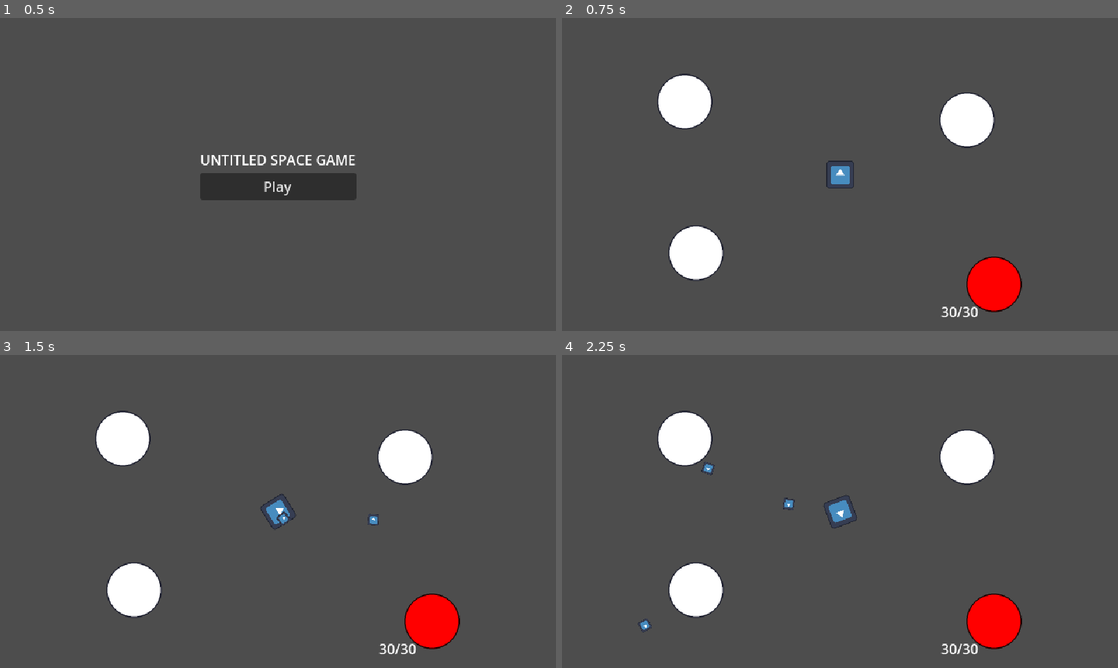
Above: before the commit, frames 1-4 (two rows, left to right).
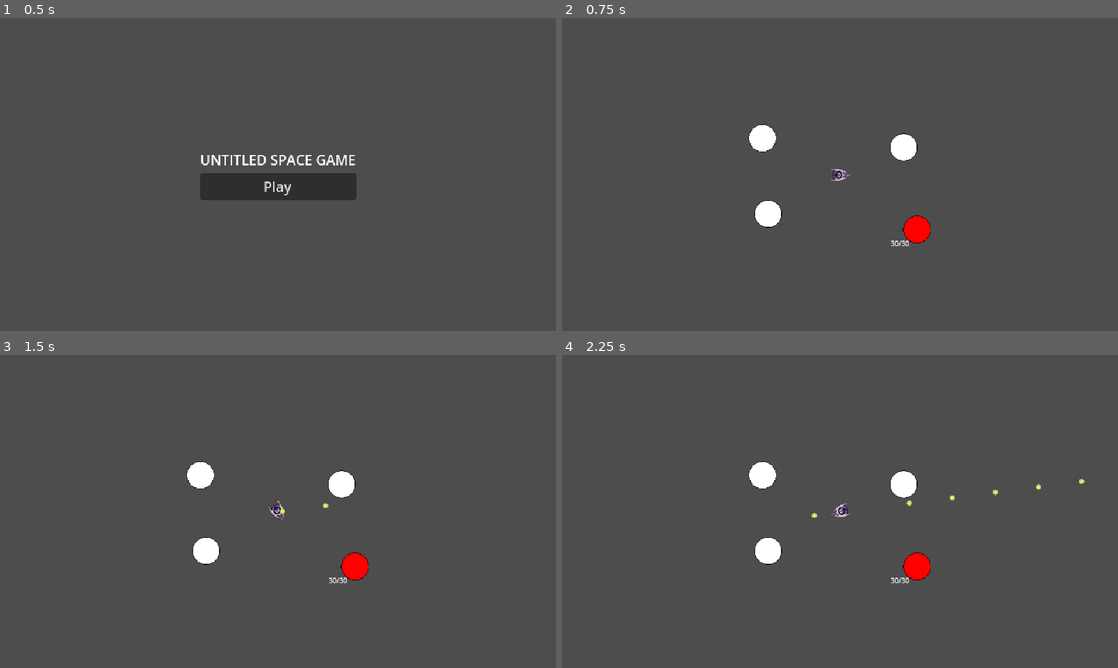
Above: after the commit, the same moments.

Repository: Yoshiip/boss-rush-jam-2024
Game: Godot game, scene res://levels/menu/menu.tscn
Same seed, same stepped clock (60 frames per second), same inputs: the game is played once before the commit and once after it. The engine's default icon, where the game draws it, is replaced by a stand-in: a white triangle on a blue panel in a dark square.
Inputs (mouse positions are in pixels of both pictures, inside the frame that each line leads up to):
- Up to frame 1 (0.5 s): no input
- Up to frame 2 (0.75 s): click "Play" at 0.5 s
- Up to frame 3 (1.5 s): tap Enter at 1.25 s; move the mouse to (400, 495) at 1.27 s; hold D (steer_right) from 1.28 s (still down); hold Space (fire) from 1.28 s (still down)
- Up to frame 4 (2.25 s): move the mouse to (728, 527) at 2.02 s; release D (steer_right) at 2.03 s; release Space (fire) at 2.03 s; hold A (steer_left) from 2.03 s (still down); tap Space (fire) at 2.1 s

Frame 1 is identical in both runs. In frame 2, 7.3% of the frame differs, in the area x 17-83%, y 17-96%; in frame 3, 7.3%; in frame 4, 7.5%, in the area x 13-94%, y 17-96%.

Commit message:
Added Bullet Aim with mouse

Diff:
--- a/assets/bullets/bullet/bullet.tscn
+++ b/assets/bullets/bullet/bullet.tscn
@@ -1,7 +1,7 @@
 [gd_scene load_steps=4 format=3 uid="uid://b06tbva0uruo7"]
 
 [ext_resource type="Script" path="res://assets/bullets/bullet/bullet.gd" id="1_hfwx6"]
-[ext_resource type="Texture2D" uid="uid://crdkb1citka0y" path="res://icon.svg" id="1_r3hwc"]
+[ext_resource type="Texture2D" uid="uid://b1i12ej5dw0r6" path="res://assets/bullets/bullet/Player Bullet Temp.png" id="2_l17vi"]
 
 [sub_resource type="RectangleShape2D" id="RectangleShape2D_7h4fa"]
 size = Vector2(12, 12)
@@ -10,8 +10,7 @@
 script = ExtResource("1_hfwx6")
 
 [node name="Icon" type="Sprite2D" parent="."]
-scale = Vector2(0.1, 0.1)
-texture = ExtResource("1_r3hwc")
+texture = ExtResource("2_l17vi")
 
 [node name="CollisionShape2D" type="CollisionShape2D" parent="."]
 shape = SubResource("RectangleShape2D_7h4fa")
--- a/assets/spaceship/spaceship.gd
+++ b/assets/spaceship/spaceship.gd
@@ -4,7 +4,7 @@
 const BULLET = preload("res://assets/bullets/bullet/bullet.tscn")
 
 const ROTATE_SPEED = 290.0
-const ACCELERATION_SPEED = 100.0
+const ACCELERATION_SPEED = 200.0
 const FRICTION_COEFF = 0.75
 
 var acceleration_force := Vector2.ZERO
@@ -29,6 +29,10 @@
 		var bullet = BULLET.instantiate()
 		bullet.position = position
 		bullet.rotation = rotation
+		var mouse_position = get_global_mouse_position()
+		var direction = (mouse_position - global_position).normalized()
+		bullet.rotation = direction.angle()
+
 		add_sibling(bullet)
 		fire_timer = FIRE_SPEED
 
--- a/assets/spaceship/spaceship.tscn
+++ b/assets/spaceship/spaceship.tscn
@@ -1,7 +1,7 @@
 [gd_scene load_steps=4 format=3 uid="uid://cw0njmjruvdmf"]
 
 [ext_resource type="Script" path="res://assets/spaceship/spaceship.gd" id="1_lprlc"]
-[ext_resource type="Texture2D" uid="uid://crdkb1citka0y" path="res://icon.svg" id="2_5iplu"]
+[ext_resource type="Texture2D" uid="uid://b5h6clohub72s" path="res://assets/spaceship/Place holder ship.png" id="2_dnahp"]
 
 [sub_resource type="RectangleShape2D" id="RectangleShape2D_tye7f"]
 size = Vector2(32, 32)
@@ -10,8 +10,7 @@
 script = ExtResource("1_lprlc")
 
 [node name="Icon" type="Sprite2D" parent="."]
-scale = Vector2(0.25, 0.25)
-texture = ExtResource("2_5iplu")
+texture = ExtResource("2_dnahp")
 
 [node name="CollisionShape2D" type="CollisionShape2D" parent="."]
 shape = SubResource("RectangleShape2D_tye7f")
--- a/levels/orbit/orbit.tscn
+++ b/levels/orbit/orbit.tscn
@@ -8,6 +8,7 @@
 [node name="Orbit" type="Node2D"]
 
 [node name="Camera" type="Camera2D" parent="."]
+zoom = Vector2(0.5, 0.5)
 script = ExtResource("2_rujw1")
 
 [node name="Planet2" parent="." instance=ExtResource("2_7tpxp")]
@@ -23,3 +24,5 @@
 
 [node name="CorruptedPlanet" parent="." instance=ExtResource("3_qq6ph")]
 position = Vector2(177, 126)
+
+[editable path="Spaceship"]
--- a/project.godot
+++ b/project.godot
@@ -55,6 +55,7 @@
 fire={
 "deadzone": 0.5,
 "events": [Object(InputEventKey,"resource_local_to_scene":false,"resource_name":"","device":-1,"window_id":0,"alt_press …(191 unchanged characters)…
+, Object(InputEventMouseButton,"resource_local_to_scene":false,"resource_name":"","device":-1,"window_id":0,"alt_pressed":false,"shift_pressed":false,"ctrl_pressed":false,"meta_pressed":false,"button_mask":0,"position":Vector2(0, 0),"global_position":Vector2(0, 0),"factor":1.0,"button_index":1,"canceled":false,"pressed":false,"double_click":false,"script":null)
 ]
 }
 
Binary file added: assets/bullets/bullet/Player Bullet Temp.png
Not shown, added: assets/bullets/bullet/Player Bullet Temp.png.import
Binary file added: assets/spaceship/Place holder ship.png
Not shown, added: assets/spaceship/Place holder ship.png.import
